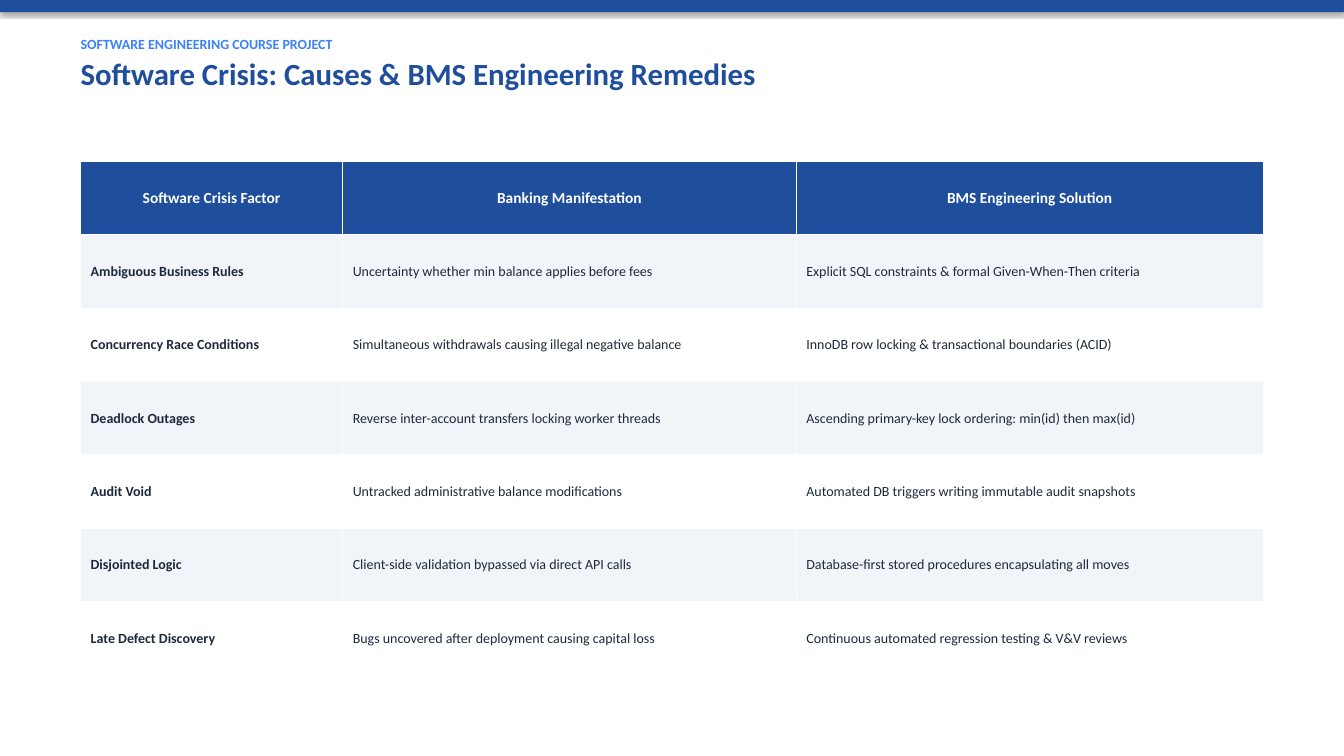
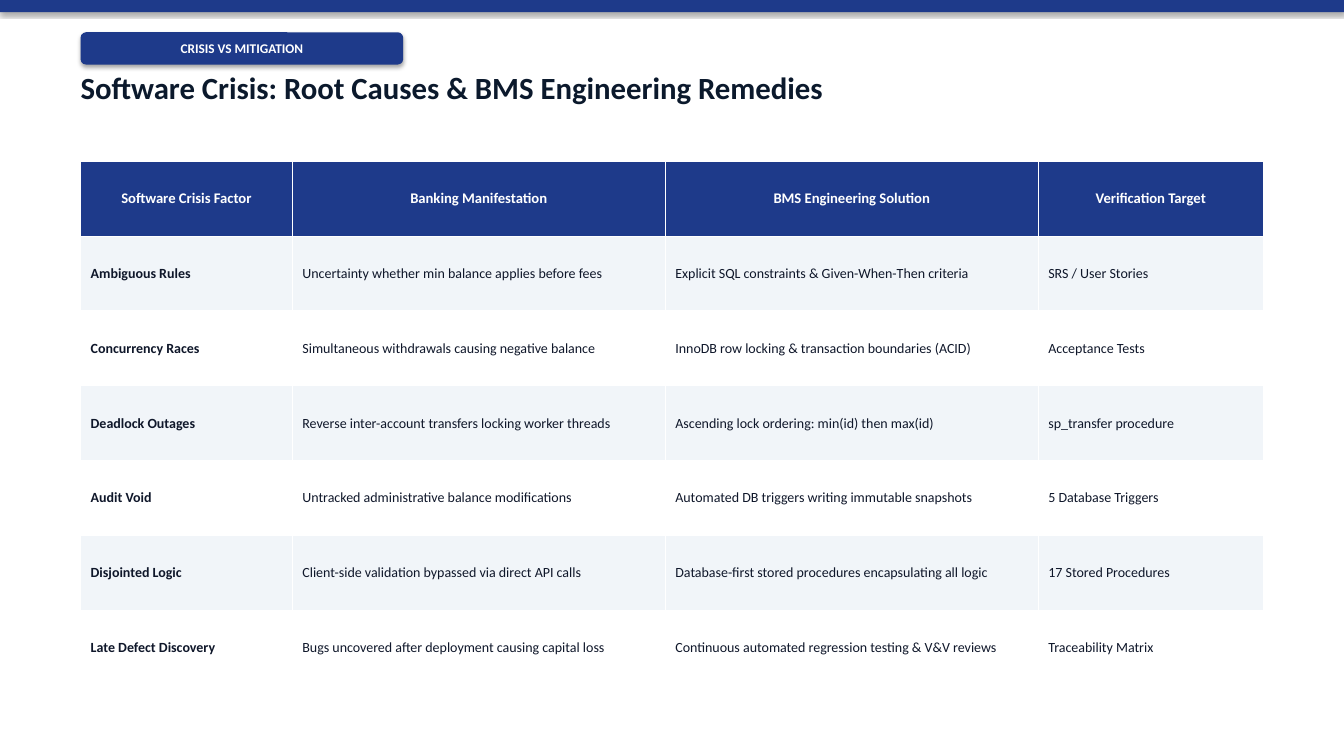
Before and after one commit to shreyasghatekar1-prog/Database-Management-System-Course-Project, a slide deck: slide 8 of Bank_Management_System_Software_Engineering_Presentation.pptx. Drawn at 1344x756 pixels with LibreOffice and Linux fonts; fonts in the diff are those of the drawing. Boxes give left, top, right and bottom in pixels: in the first picture for what was removed or moved away, otherwise in the second. Text is boxed around its words. In the diff, an @@ line names an element or a change of style, - is before the commit and + after.

```diff
--- a/Bank_Management_System_Software_Engineering_Presentation.pptx
+++ b/Bank_Management_System_Software_Engineering_Presentation.pptx
@@ rectangle at bbox=[0, 0, 1344, 12]: fill #1F4E9C to #1E3A8A @@
@@ rounded rectangle added at bbox=[81, 32, 403, 65], fill #1E3A8A, 9.5 pt, text #FFFFFF, bold @@
+CRISIS VS MITIGATION
@@ text at bbox=[81, 77, 823, 105]: text changed; text colour #1F4E9C to #0B192C @@
-SOFTWARE ENGINEERING COURSE PROJECT
-Software Crisis: Causes & BMS Engineering Remedies
+Software Crisis: Root Causes & BMS Engineering Remedies
@@ table at bbox=[81, 161, 1263, 686] @@
-column 1: Software Crisis Factor | Ambiguous Business Rules | Concurrency Race Conditions | Deadlock Outages | Audit Void | Disjointed Logic | Late Defect Discovery
-column 2: Banking Manifestation | Uncertainty whether min balance applies before fees | Simultaneous withdrawals causing illegal negative balance | Reverse inter-account transfers locking worker threads | Untracked administrative balance modifications | Client-side validation bypassed via direct API calls | Bugs uncovered after deployment causing capital loss
-column 3: BMS Engineering Solution | Explicit SQL constraints & formal Given-When-Then criteria | InnoDB row locking & transactional boundaries (ACID) | Ascending primary-key lock ordering: min(id) then max(id) | Automated DB triggers writing immutable audit snapshots | Database-first stored procedures encapsulating all moves | Continuous automated regression testing & V&V reviews
+column 1: Software Crisis Factor | Ambiguous Rules | Concurrency Races | Deadlock Outages | Audit Void | Disjointed Logic | Late Defect Discovery
+column 2: Banking Manifestation | Uncertainty whether min balance applies before fees | Simultaneous withdrawals causing negative balance | Reverse inter-account transfers locking worker threads | Untracked administrative balance modifications | Client-side validation bypassed via direct API calls | Bugs uncovered after deployment causing capital loss
+column 3: BMS Engineering Solution | Explicit SQL constraints & Given-When-Then criteria | InnoDB row locking & transaction boundaries (ACID) | Ascending lock ordering: min(id) then max(id) | Automated DB triggers writing immutable snapshots | Database-first stored procedures encapsulating all logic | Continuous automated regression testing & V&V reviews
+column 4: Verification Target | SRS / User Stories | Acceptance Tests | sp_transfer procedure | 5 Database Triggers | 17 Stored Procedures | Traceability Matrix
```
Also in this commit, not shown: 26 other slides changed, 2 slides added, 2 slides removed, 1 other file.
